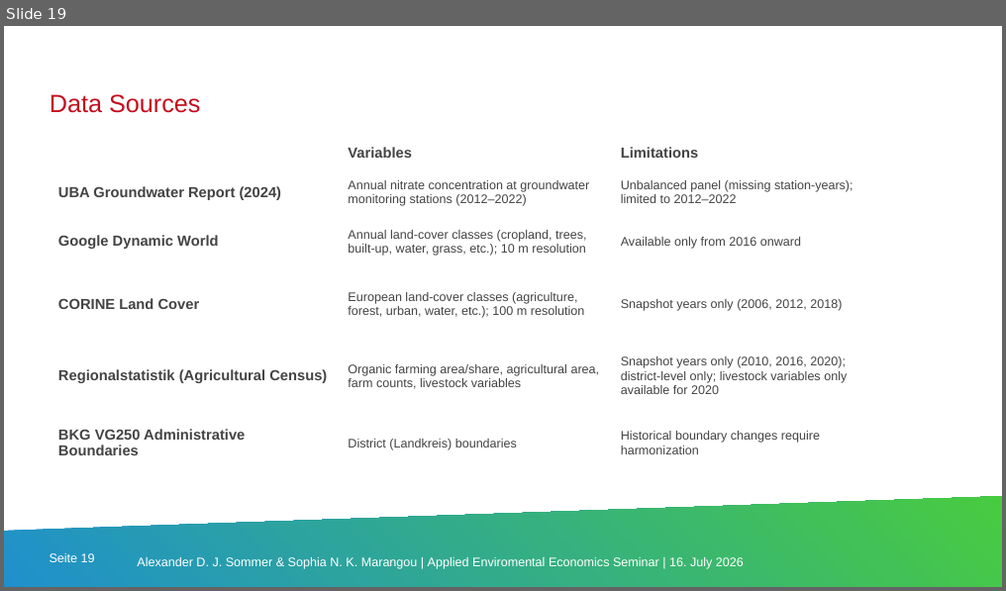
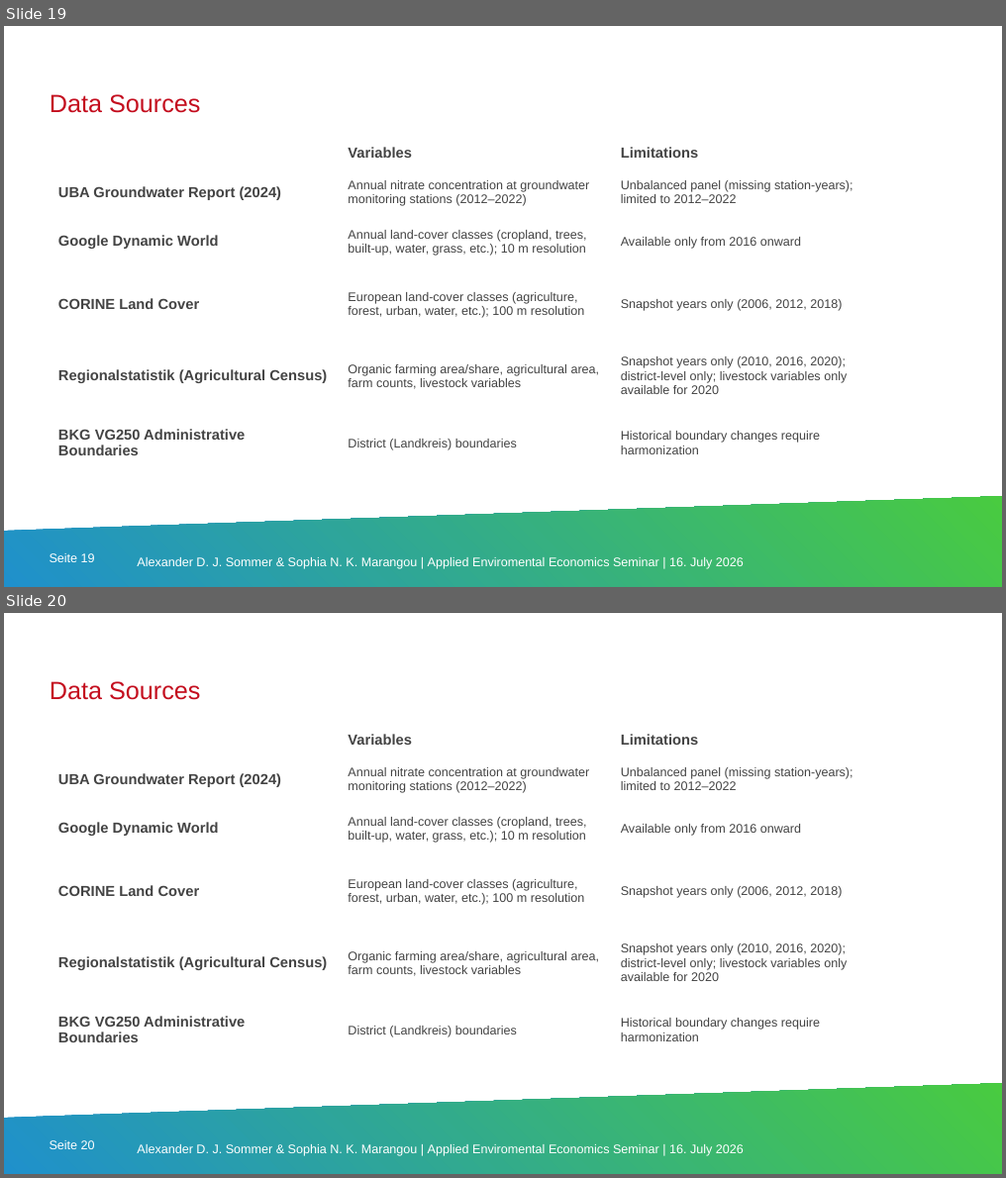
Before and after one commit to codemaxxx3r/aee_organicfarming, a slide deck: submissions/presentation_16_07.pptx. Shown one above the other, each under a label of ours: slide 19 before the commit, slides 19 and 20 after it. The pictures are 1006x591 and 1006x1178 pixels, drawn with LibreOffice and Linux fonts; fonts in the diff are those of the drawing; background and template pictures are left out. Boxes give left, top, right and bottom in pixels: in the first picture for what was removed or moved away, otherwise in the second. Text is boxed around its words. In the diff, an @@ line names an element or a change of style, - is before the commit and + after.

```diff
--- a/submissions/presentation_16_07.pptx
+++ b/submissions/presentation_16_07.pptx
@@ slide 20 added at [4,613,1002,1174], background #FFFFFF; not listed: 3 template elements that a slide beside it also shows @@
@@ text added at [50,681,200,700], 24 pt, text #C40D1E @@
+Data Sources
@@ table added at [49,725,872,1064], 6 rows, 3 columns @@
+ | Variables | Limitations
+UBA Groundwater Report (2024) | Annual nitrate concentration at groundwater monitoring stations (2012–2022) | Unbalanced panel (missing station-years); limited to 2012–2022
+Google Dynamic World | Annual land-cover classes (cropland, trees, built-up, water, grass, etc.); 10 m resolution | Available only from 2016 onward
+CORINE Land Cover | European land-cover classes (agriculture, forest, urban, water, etc.); 100 m resolution | Snapshot years only (2006, 2012, 2018)
+Regionalstatistik (Agricultural Census) | Organic farming area/share, agricultural area, farm counts, livestock variables | Snapshot years only (2010, 2016, 2020); district-level only; livestock variables only available for 2020
+BKG VG250 Administrative Boundaries | District (Landkreis) boundaries | Historical boundary changes require harmonization
```
Also in this commit, not shown: 1 slide changed, 1 slide removed.
